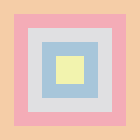
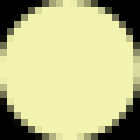
Two versions of the same layered image (140×140). Layer-by-layer changes:
added layer "Shape 1" above "Layer 4" over [0, 0, 140, 140]
hid "Layer 4" over [0, 0, 140, 140]
hid "Layer 3" over [0, 0, 133, 133]
